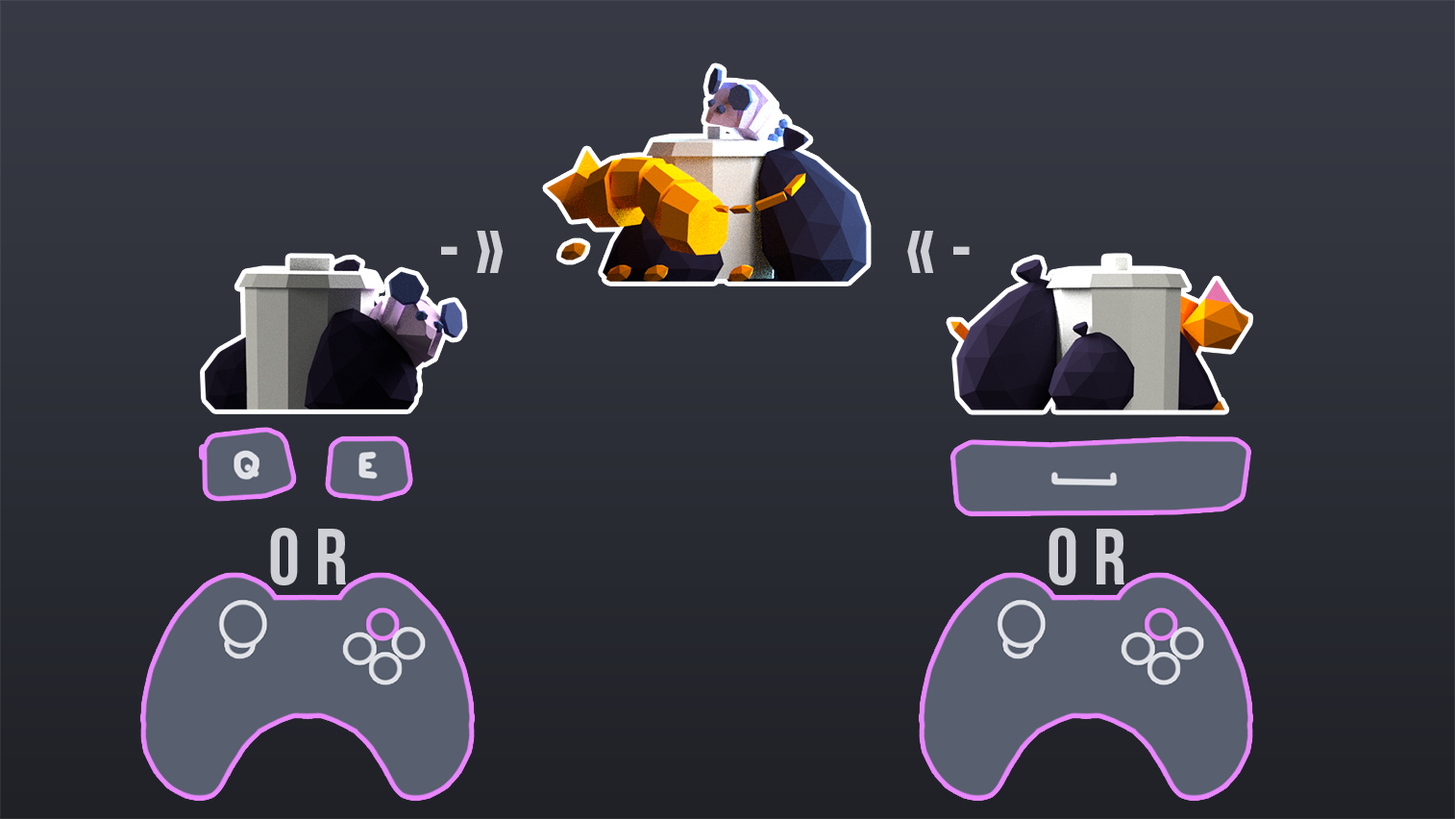
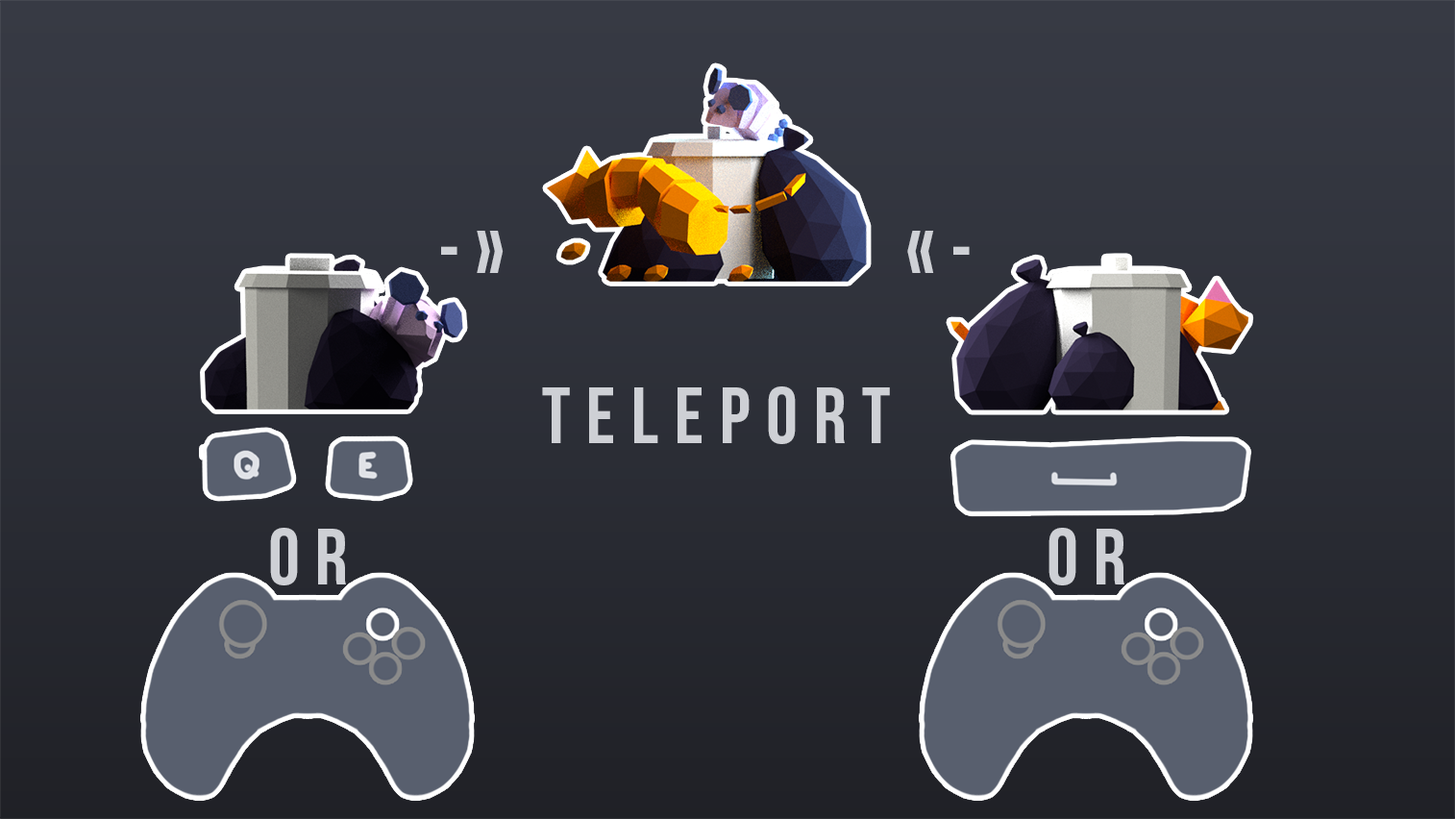
Layers edited between the first and the second 1455 x 819 image:
added layer "Teleport" in group "Group 2" over <box>542,386,890,444</box>
painted on "ControllerUi1 copy" over <box>217,597,428,687</box>
painted on "ControllerUi1" over <box>995,597,1207,687</box>
